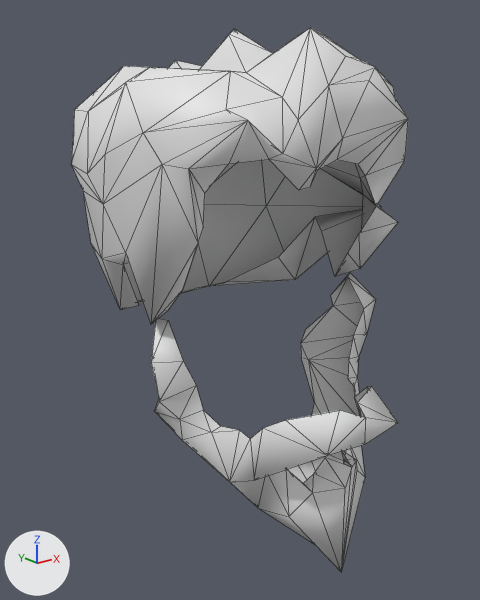
The Blender file assets/characters/wardrobe/source/hair.blend as it was, and as the next commit left it.
Camera for both pictures: a 50 mm lens placed at (-0.244, -0.299, 1.802), pointed at (0.004, 0.01, 1.678). Arrows for +X, +Y and +Z are at lower left; the lights stay in place. The picture after the commit comes second. Mesh edges are drawn as thin lines.

Objects in the first picture: 'Hair_full', 'Hair_parted'.
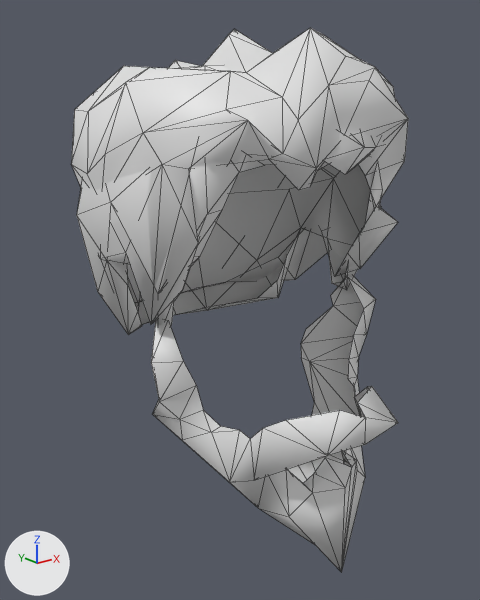
The change, as a list of edits to the scene's bpy script:
```text
Add me_hair_buzzed:
    me_hair_buzzed.from_pydata(...)  # 77 vertices, 118 faces; spans x -0.082..0.083, y -0.087..0.113, z 1.647..1.816
    me_hair_buzzed.polygons.foreach_set('use_smooth', [True] * 118)
    me_hair_buzzed.materials.append(mat_wr_closed)  # white #e7e7e7
Add ob_hair_buzzed:
    ob_hair_buzzed = bpy.data.objects.new('Hair_buzzed', me_hair_buzzed)
    ob_hair_buzzed.location = (0.0, 0.0, 0.0)
```

What differs and where, as boxes (x1, y1, x2, y2) in the pictures (480 x 600 px):
'Hair_buzzed', added
    after: (77, 65, 386, 335)
